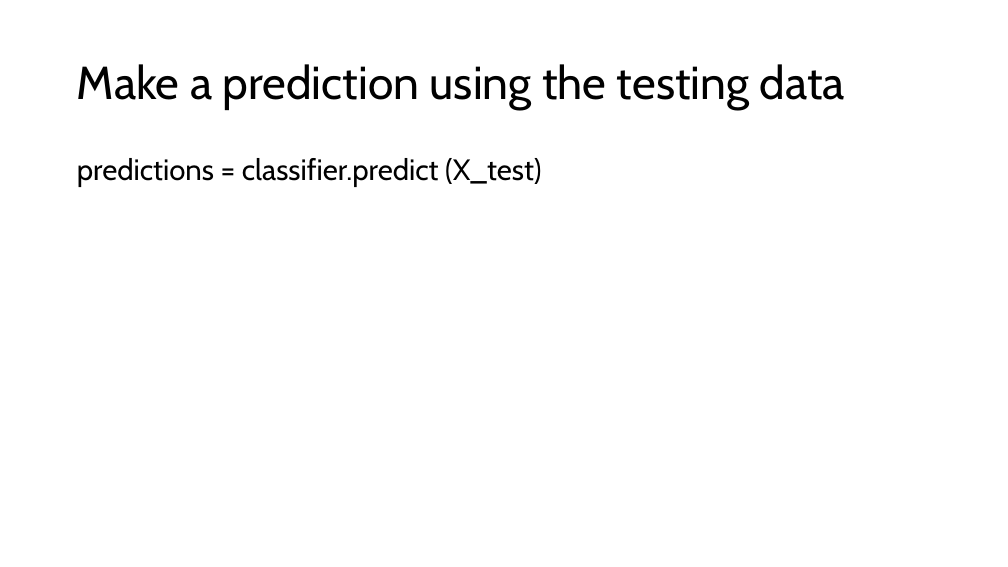
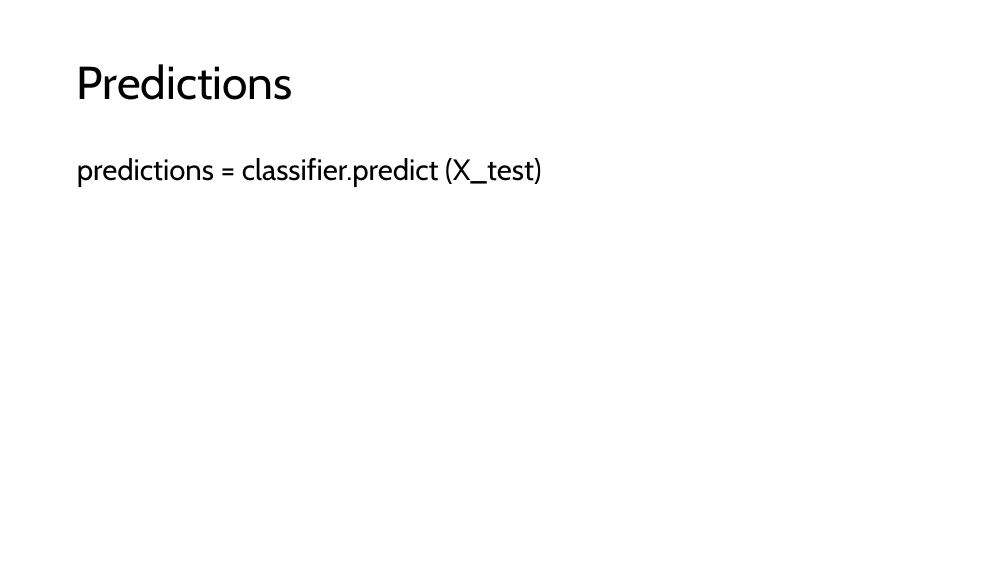
Before and after one commit to ddaniel2024/Project-4, a slide deck: slide 10 of Employee Attrition Prediction Presentation.pptx (slide 8 before the commit). Drawn at 1008x567 pixels with LibreOffice and Linux fonts; fonts in the diff are those of the drawing. Boxes give left, top, right and bottom in pixels: in the first picture for what was removed or moved away, otherwise in the second. Text is boxed around its words. In the diff, an @@ line names an element or a change of style, - is before the commit and + after.

```diff
--- a/Employee Attrition Prediction Presentation.pptx
+++ b/Employee Attrition Prediction Presentation.pptx
@@ title at [77,64,293,100]: text changed @@
-Make a prediction using the testing data
+Predictions
```
Also in this commit, not shown: 8 other slides changed, 2 slides added, 1 other file.
